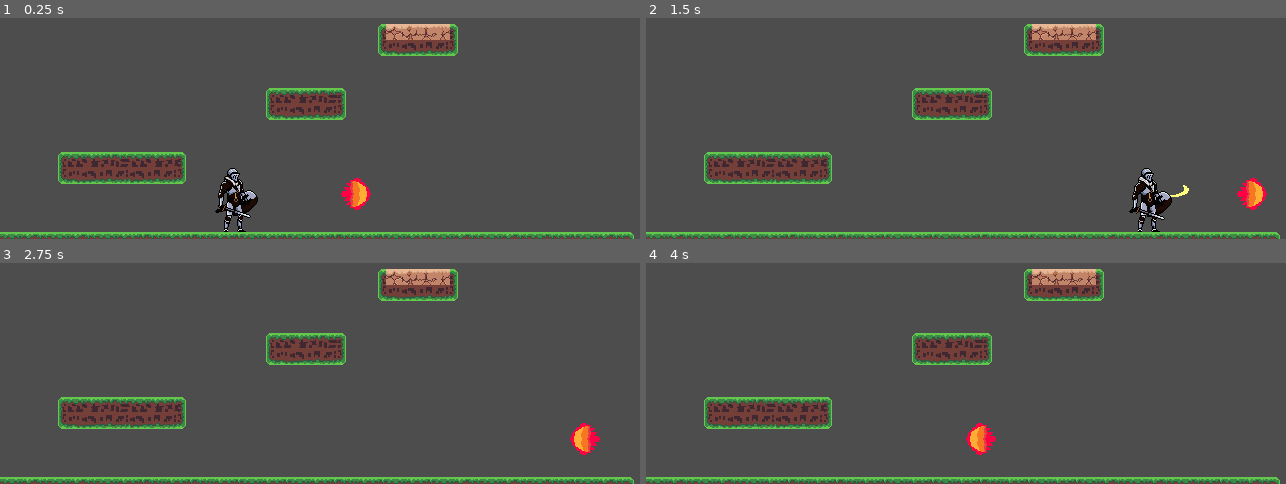
Above: before the commit, frames 1-4 (two rows, left to right).
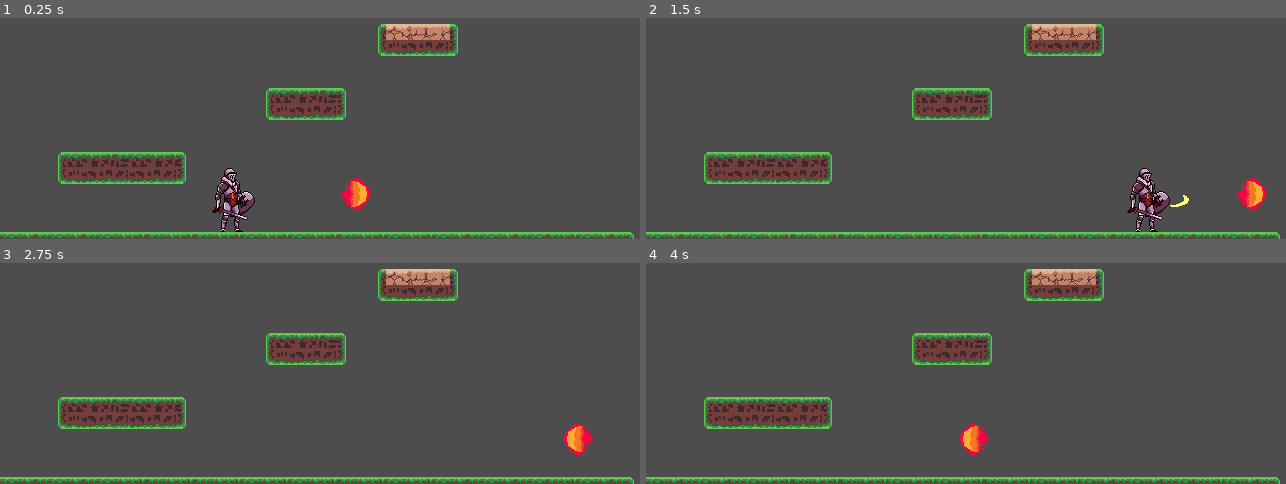
Above: after the commit, the same moments.

Repository: oscariolo/Elemento
Game: Godot game, scene res://levels/testlevel.tscn
The game is run twice, just before and just after one commit, with the same random seed, the same clock (stepped at 60 frames per second) and the same inputs.
Inputs:
- Up to frame 1 (0.25 s): no input
- Up to frame 2 (1.5 s): hold Right (move_right) from 0.53 s (still down); tap X (attack) at 0.6, 1.35 s; tap Space (jump) at 0.77 s
- Up to frame 3 (2.75 s): tap Space (jump) at 1.52 s; release Right (move_right) at 2.03 s; hold Left (move_left) from 2.03 s (still down); tap Down (look_down) at 2.1 s; tap X (attack) at 2.3 s
- Up to frame 4 (4 s): release Left (move_left) at 2.78 s; hold Right (move_right) from 2.78 s (still down); tap Up (look_up) at 2.85 s; tap Space (jump) at 3.02, 3.77 s; tap X (attack) at 3.05, 3.8 s; hold C (slide) from 3.53 s (still down)

The runs differ from the first frame. In frame 1, 1.0% of the frame differs, in the area x 33-41%, y 67-97%; in frame 2, 1.0%, in the area x 75-85%, y 67-97%; in frame 3, 0.6%; in frame 4, 0.6%.

Commit message:
MOD-Adjusted sprite, added flip for attack

Diff:
--- a/player/ElementPowers/fire/fire_element_component.gd
+++ b/player/ElementPowers/fire/fire_element_component.gd
@@ -12,10 +12,14 @@
 	pass
 
 func _process(delta: float) -> void:
-	$FireAttack.global_position = player.global_position + Vector2(30,0)
+	$FireAttack.global_position = player.global_position + Vector2(30,0)*player.facing
 	if Input.is_action_just_pressed("attack"):
 		$FireAttack/HitBox/CollisionShape2D.disabled = false
 		$FireAttack/SliceAnimation.play("slice")
+		if player.facing == Vector2.RIGHT:
+			$FireAttack/SliceAnimation.flip_h = true
+		else:
+			$FireAttack/SliceAnimation.flip_h = false
 
 
 func _on_slice_animation_animation_finished() -> void:
--- a/player/player.gd
+++ b/player/player.gd
@@ -1,4 +1,6 @@
 extends CharacterBody2D
+var facing:Vector2 = Vector2.RIGHT
+
 
 func _ready() -> void:
 	$Abilities.add_elemental_ability("water")
@@ -6,7 +8,11 @@
 	$Abilities.add_elemental_ability('fire')
 
 func _process(delta: float) -> void:
-	pass
+	if facing == Vector2.LEFT:
+		$AnimatedSprite2D.flip_h = true
+	else:
+		$AnimatedSprite2D.flip_h = false
+
 
 func _physics_process(delta: float) -> void:
 	pass
--- a/player/player.tscn
+++ b/player/player.tscn
@@ -1,48 +1,43 @@
-[gd_scene load_steps=13 format=3 uid="uid://bhawm7ey6kqju"]
+[gd_scene load_steps=11 format=3 uid="uid://bhawm7ey6kqju"]
 
 [ext_resource type="Script" path="res://player/player.gd" id="1_w6lh7"]
-[ext_resource type="Texture2D" uid="uid://jptnfvltjv7t" path="res://player/assets/KnightPlaceholder/Spritesheet 128/Knight_1/Idle.png" id="2_mrj2o"]
 [ext_resource type="PackedScene" uid="uid://by3ur6to51boi" path="res://player/player_movement_component.tscn" id="3_hfk1g"]
-[ext_resource type="Shader" path="res://player/player_shader.gdshader" id="3_ihsme"]
+[ext_resource type="Texture2D" uid="uid://bydrvankvgwk6" path="res://player/assets/KnightPlaceholder/Knight_3/Idle.png" id="4_tmsuc"]
 [ext_resource type="Script" path="res://player/abilities.gd" id="4_uf1ti"]
 
 [sub_resource type="RectangleShape2D" id="RectangleShape2D_w1ynr"]
 size = Vector2(43, 65)
 
-[sub_resource type="ShaderMaterial" id="ShaderMaterial_bwtki"]
-shader = ExtResource("3_ihsme")
-shader_parameter/replacement_color = Color(0.381704, 0.139133, 0.0796353, 1)
+[sub_resource type="AtlasTexture" id="AtlasTexture_hm5nt"]
+atlas = ExtResource("4_tmsuc")
+region = Rect2(9, 0, 67, 86)
 
-[sub_resource type="AtlasTexture" id="AtlasTexture_hkij3"]
-atlas = ExtResource("2_mrj2o")
-region = Rect2(0, 0, 128, 128)
+[sub_resource type="AtlasTexture" id="AtlasTexture_1bw8u"]
+atlas = ExtResource("4_tmsuc")
+region = Rect2(76, 0, 67, 86)
 
-[sub_resource type="AtlasTexture" id="AtlasTexture_ry22m"]
-atlas = ExtResource("2_mrj2o")
-region = Rect2(128, 0, 128, 128)
+[sub_resource type="AtlasTexture" id="AtlasTexture_x50h5"]
+atlas = ExtResource("4_tmsuc")
+region = Rect2(143, 0, 67, 86)
 
-[sub_resource type="AtlasTexture" id="AtlasTexture_4i76x"]
-atlas = ExtResource("2_mrj2o")
-region = Rect2(256, 0, 128, 128)
+[sub_resource type="AtlasTexture" id="AtlasTexture_rd1w8"]
+atlas = ExtResource("4_tmsuc")
+region = Rect2(210, 0, 67, 86)
 
-[sub_resource type="AtlasTexture" id="AtlasTexture_ebpum"]
-atlas = ExtResource("2_mrj2o")
-region = Rect2(384, 0, 128, 128)
-
-[sub_resource type="SpriteFrames" id="SpriteFrames_bqmbt"]
+[sub_resource type="SpriteFrames" id="SpriteFrames_51ngk"]
 animations = [{
 "frames": [{
 "duration": 1.0,
-"texture": SubResource("AtlasTexture_hkij3")
+"texture": SubResource("AtlasTexture_hm5nt")
 }, {
 "duration": 1.0,
-"texture": SubResource("AtlasTexture_ry22m")
+"texture": SubResource("AtlasTexture_1bw8u")
 }, {
 "duration": 1.0,
-"texture": SubResource("AtlasTexture_4i76x")
+"texture": SubResource("AtlasTexture_x50h5")
 }, {
 "duration": 1.0,
-"texture": SubResource("AtlasTexture_ebpum")
+"texture": SubResource("AtlasTexture_rd1w8")
 }],
 "loop": true,
 "name": &"default",
@@ -52,23 +47,17 @@
 [node name="Player" type="CharacterBody2D"]
 script = ExtResource("1_w6lh7")
 
-[node name="AnimationPlayer" type="AnimationPlayer" parent="."]
-
 [node name="PlayerMovementComponent" parent="." node_paths=PackedStringArray("player") instance=ExtResource("3_hfk1g")]
 player = NodePath("..")
 
 [node name="Hitbox" type="CollisionShape2D" parent="."]
-position = Vector2(4.5, 10.5)
 shape = SubResource("RectangleShape2D_w1ynr")
+
+[node name="Abilities" type="Node" parent="."]
+script = ExtResource("4_uf1ti")
 
 [node name="AnimatedSprite2D" type="AnimatedSprite2D" parent="."]
 texture_filter = 1
-material = SubResource("ShaderMaterial_bwtki")
-position = Vector2(-29, -85)
-sprite_frames = SubResource("SpriteFrames_bqmbt")
-autoplay = "default"
-frame_progress = 0.534892
-centered = false
-
-[node name="Abilities" type="Node" parent="."]
-script = ExtResource("4_uf1ti")
+position = Vector2(-1, -10)
+sprite_frames = SubResource("SpriteFrames_51ngk")
+frame_progress = 0.623051
--- a/player/player_movement_component.gd
+++ b/player/player_movement_component.gd
@@ -27,6 +27,7 @@
 var can_coyote_jump = false
 #slide control
 var sliding = false
+#facing
 
 func _ready() -> void:
 	set_default_motion()
@@ -36,9 +37,11 @@
 
 func _inputControls(): #manage the input from player holding the last input so it can press multiple keys but priorize the last one
 	if Input.is_action_just_pressed("move_left"):
+		player.facing = Vector2.LEFT
 		if -1.0 not in last_x_input:
 			last_x_input.append(-1.0)
 	if Input.is_action_just_pressed("move_right"):
+		player.facing = Vector2.RIGHT
 		if 1.0 not in last_x_input:
 			last_x_input.append(1.0)
 
